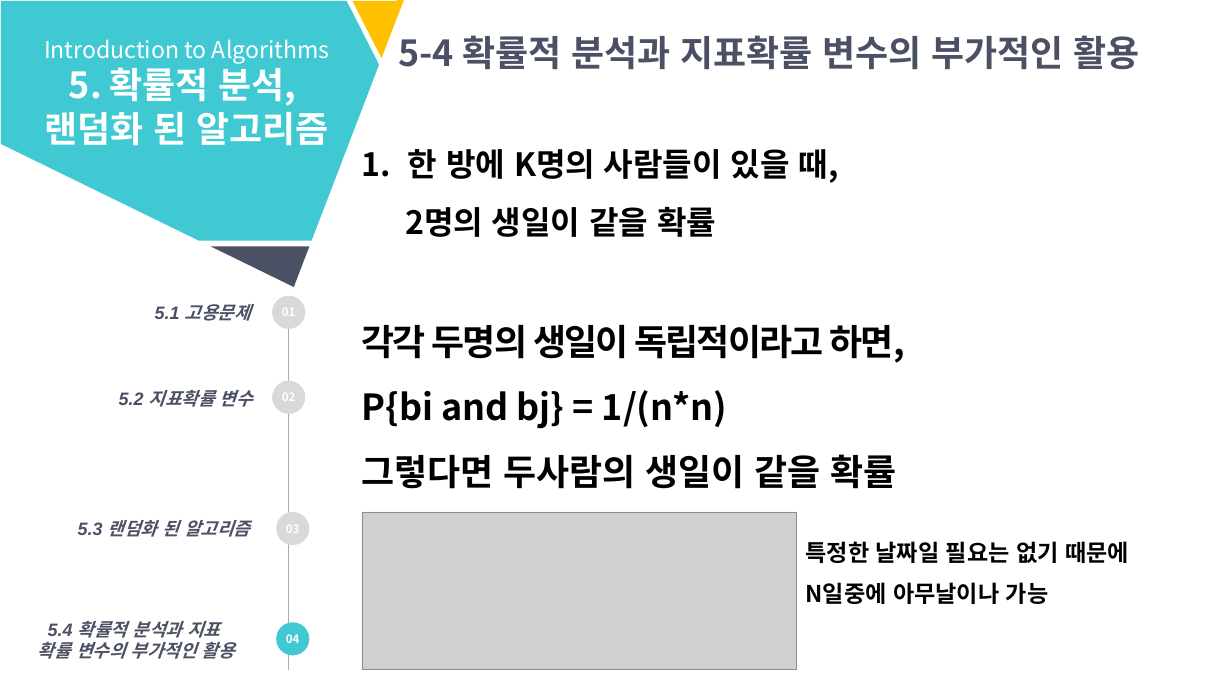
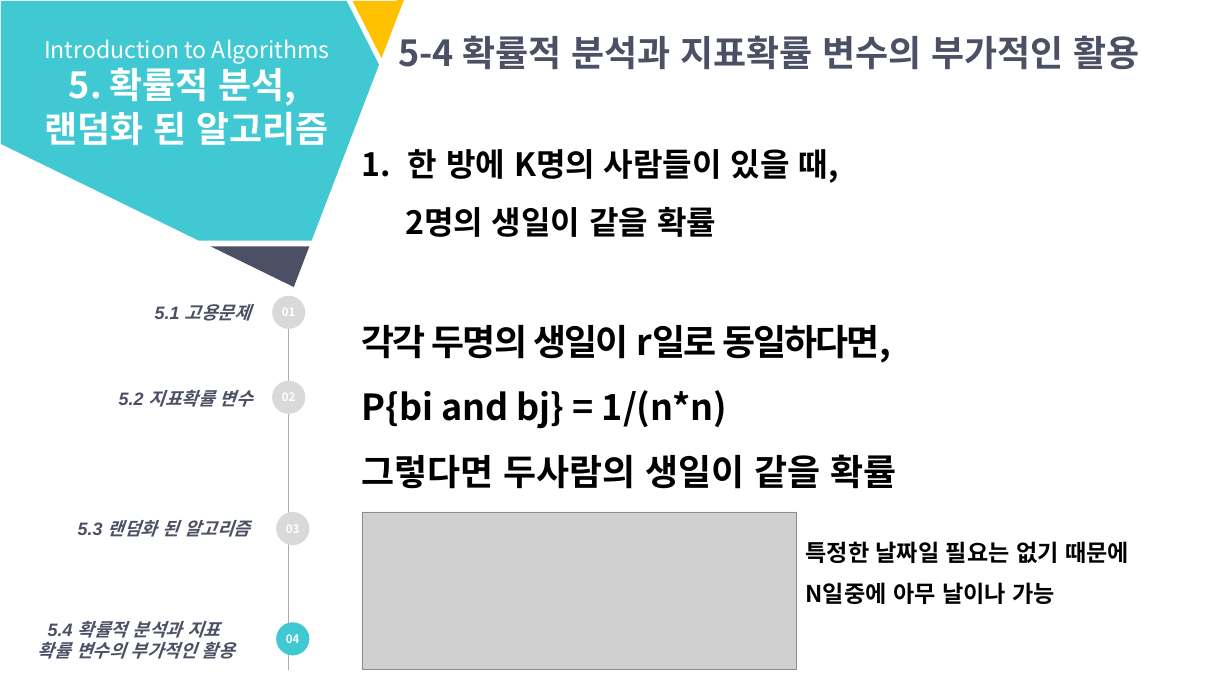
Before and after one commit to YeonWon123/2019_summer_algorithm, a slide deck: slide 26 of Week 4/태원_Week4_정리/5. 확률적 분석, 랜덤화된 알고리즘.pptx. Drawn at 1232x693 pixels with LibreOffice and Linux fonts; fonts in the diff are those of the drawing; grey boxes stand for pictures. Boxes give left, top, right and bottom in pixels: in the first picture for what was removed or moved away, otherwise in the second. Text is boxed around its words. In the diff, an @@ line names an element or a change of style, - is before the commit and + after.

```diff
--- a/Week 4/태원_Week4_정리/5. 확률적 분석, 랜덤화된 알고리즘.pptx
+++ b/Week 4/태원_Week4_정리/5. 확률적 분석, 랜덤화된 알고리즘.pptx
@@ text at <box>362,325,891,363</box>: text changed @@
-각각 두명의 생일이 독립적이라고 하면,
+각각 두명의 생일이 r일로 동일하다면,
@@ text at <box>806,582,1055,604</box>: spaces changed @@
-N일중에 아무날이나 가능
+N일중에 아무 날이나 가능
```
Also in this commit, not shown: 9 other slides changed, 15 slides added, 1 other file.
